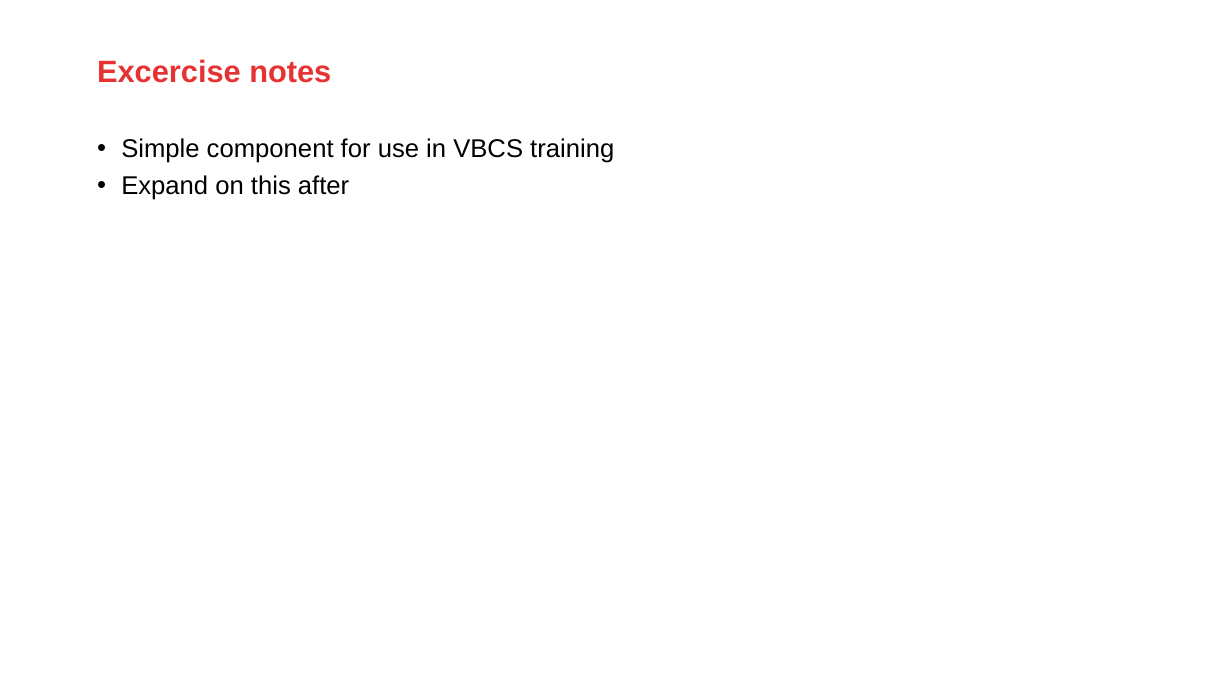
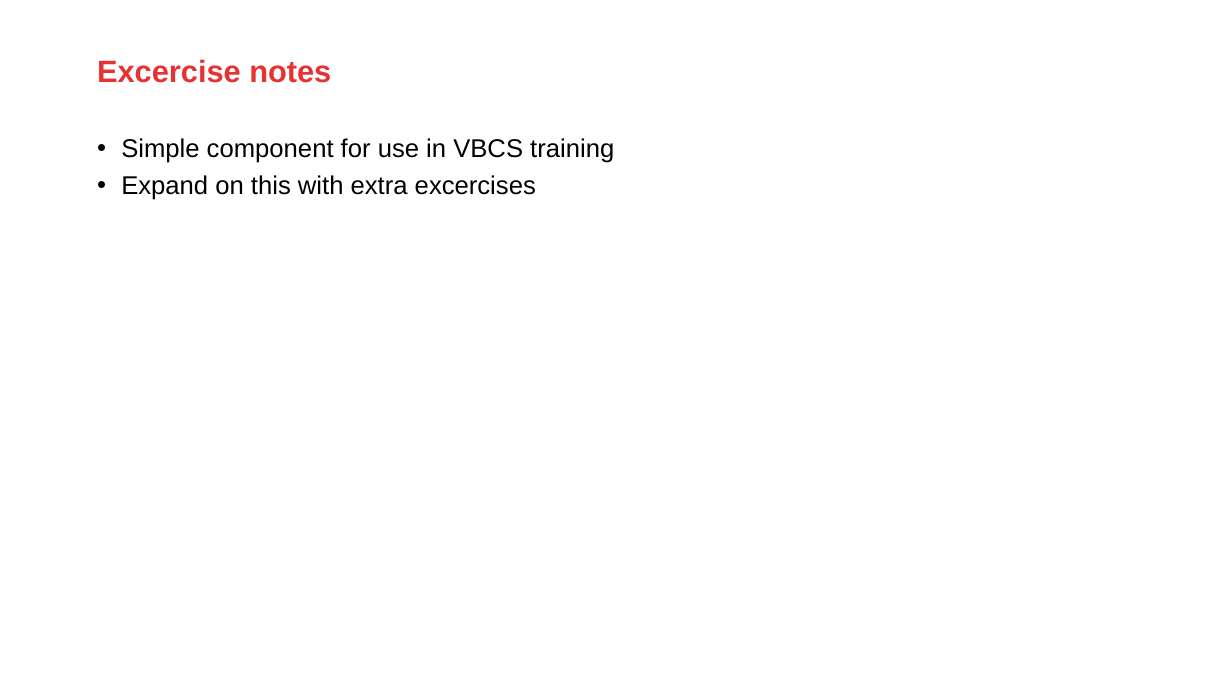
Before and after one commit to jeroenRX/AmisJetTraining, a slide deck: slide 9 of Composite Components.pptx (slide 6 before the commit). Drawn at 1232x693 pixels with LibreOffice and Linux fonts; fonts in the diff are those of the drawing; background and template pictures are left out. Boxes give left, top, right and bottom in pixels: in the first picture for what was removed or moved away, otherwise in the second. Text is boxed around its words. In the diff, an @@ line names an element or a change of style, - is before the commit and + after.

```diff
--- a/Composite Components.pptx
+++ b/Composite Components.pptx
@@ text at box(121, 175, 536, 200): text changed @@
-• Expand on this after
+• Expand on this with extra excercises
```
Also in this commit, not shown: 3 slides added.
